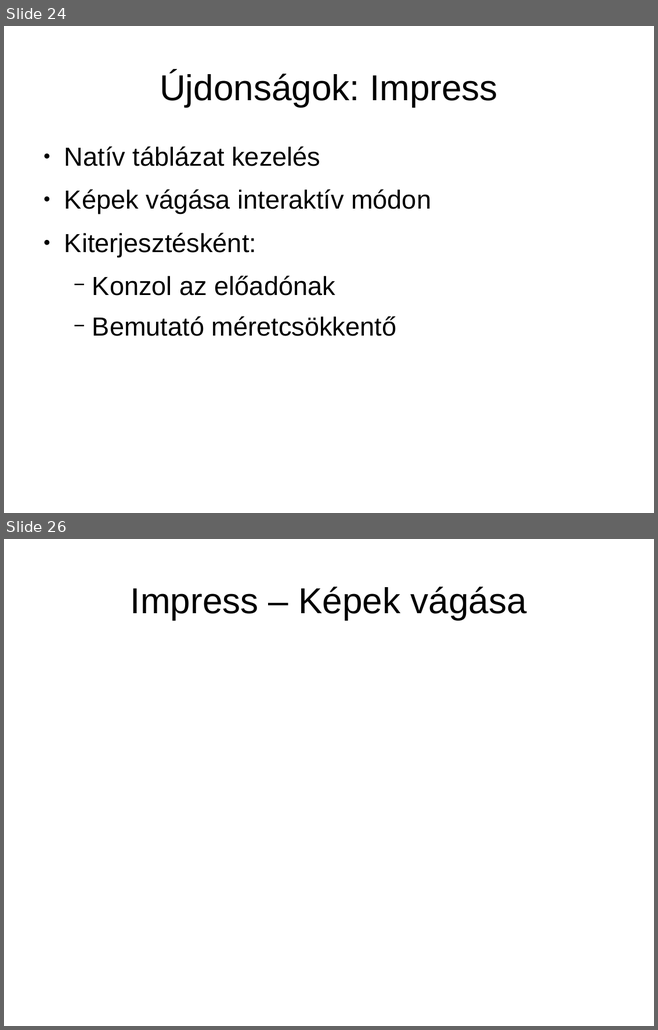
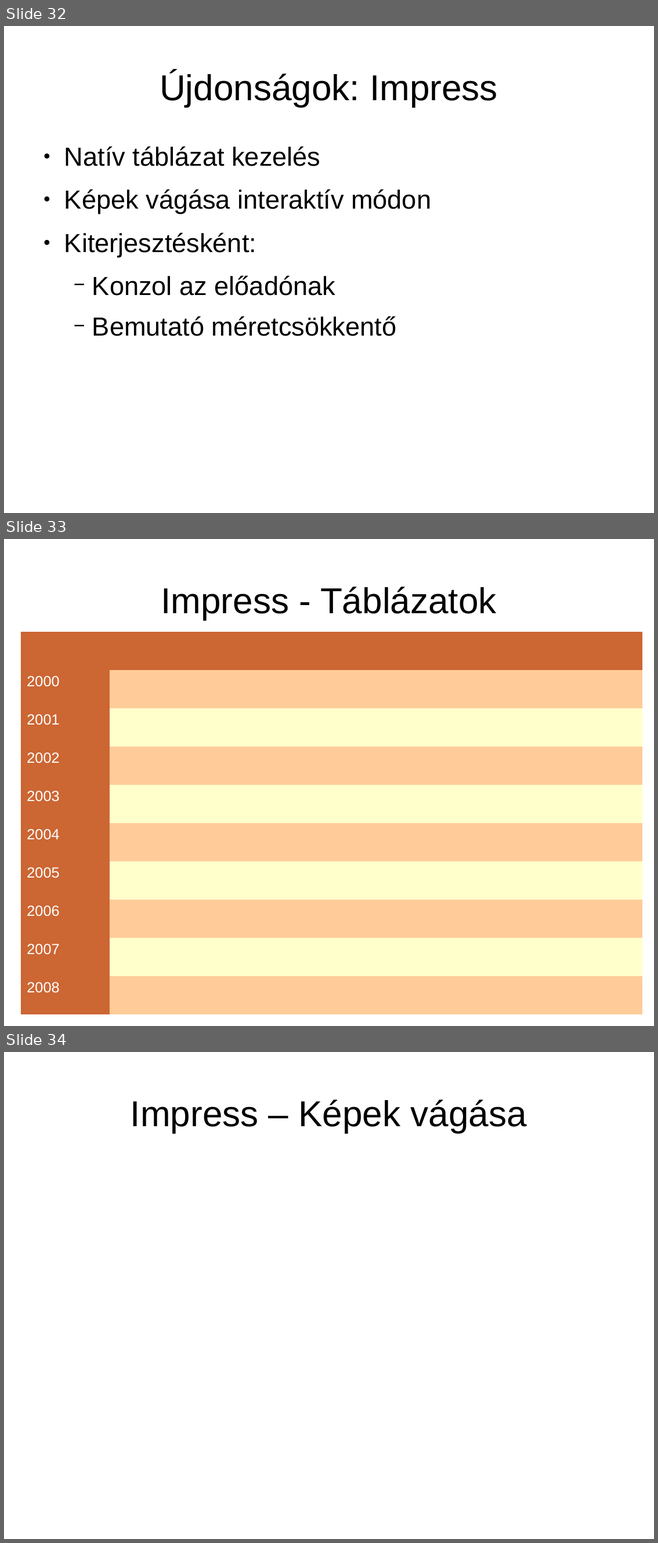
Before and after one commit to KAMI911/oxygenoffice, a slide deck: documents/marketing/hu/OpenOffice.org3_ujdonsagai.odp. Shown one above the other, each under a label of ours: slides 24 and 26 before the commit, slides 32, 33 and 34 after it; the slides between them are not shown. The pictures are 658x1030 and 658x1543 pixels, drawn with LibreOffice and Linux fonts; fonts in the diff are those of the drawing. Boxes give left, top, right and bottom in pixels: in the first picture for what was removed or moved away, otherwise in the second. Text is boxed around its words. In the diff, an @@ line names an element or a change of style, - is before the commit and + after.

```diff
--- a/documents/marketing/hu/OpenOffice.org3_ujdonsagai.odp
+++ b/documents/marketing/hu/OpenOffice.org3_ujdonsagai.odp
@@ slide 33 added at [4,539,654,1026], background #FFFFFF @@
@@ title added at [161,587,496,620], 44 pt, text #000000 @@
+Impress - Táblázatok
@@ table added at [21,632,644,1014], 10 rows, 7 columns @@
+ |  |  |  |  |  | 
+2000 |  |  |  |  |  | 
+2001 |  |  |  |  |  | 
+2002 |  |  |  |  |  | 
+2003 |  |  |  |  |  | 
+2004 |  |  |  |  |  | 
+2005 |  |  |  |  |  | 
+2006 |  |  |  |  |  | 
+2007 |  |  |  |  |  | 
+2008 |  |  |  |  |  | 
@@ what was slide 24 is now slide 32 @@
@@ what was slide 26 is now slide 34 @@
```
Also in this commit, not shown: 14 slides changed, 13 other slides added, 2 slides removed.
